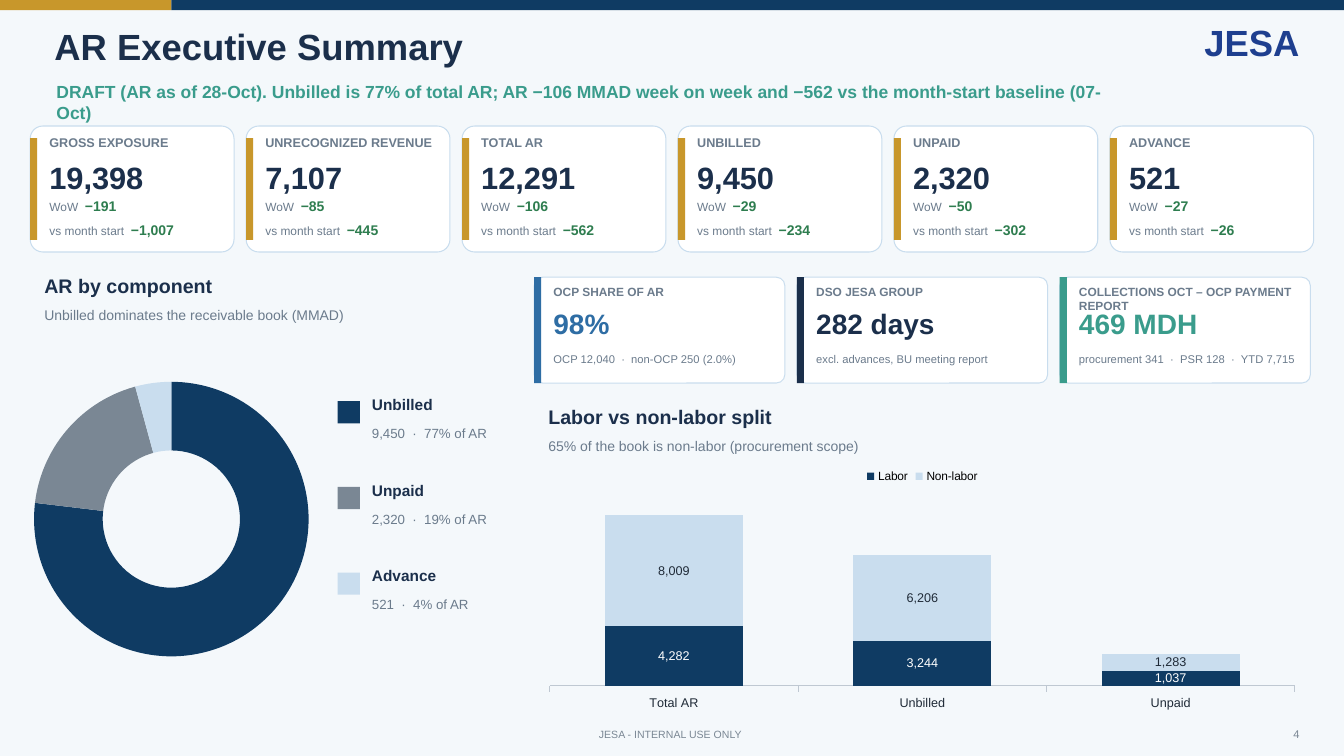
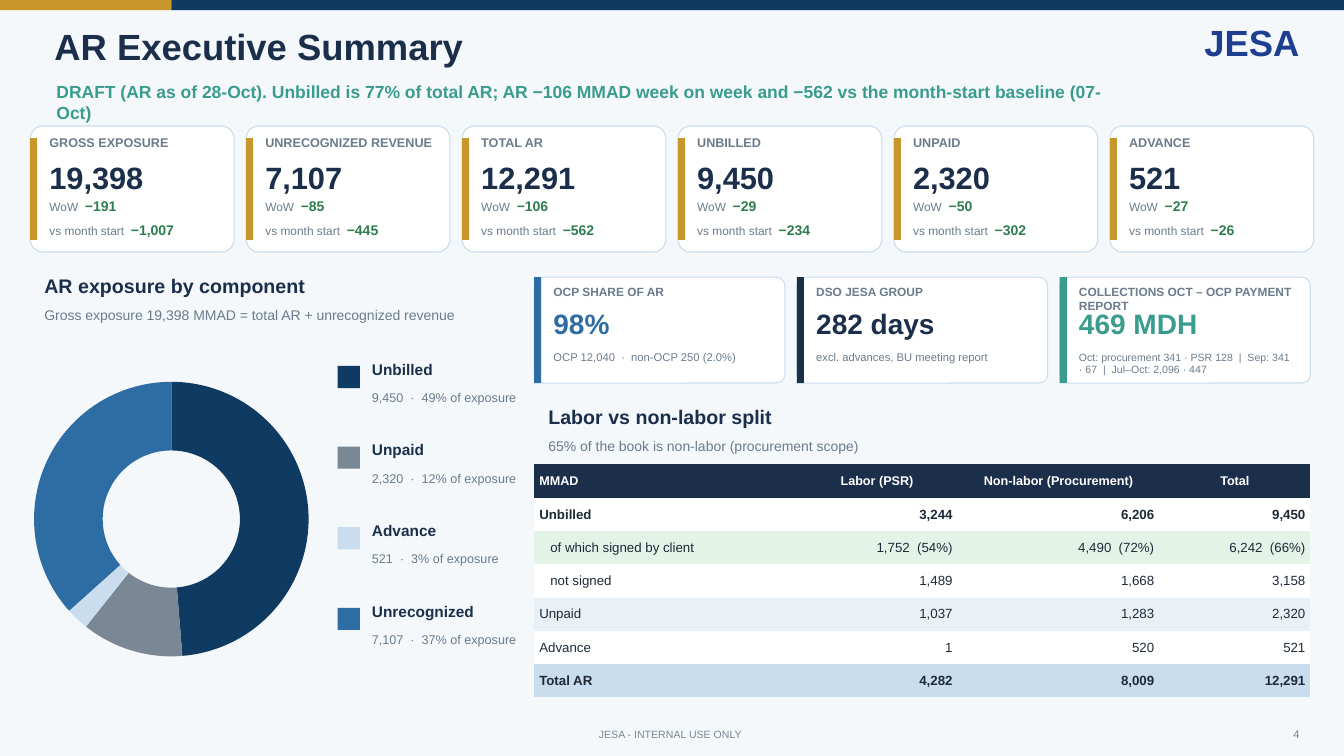
Before and after one commit to cherkaouihassan-art/Skills-Repo, a slide deck: slide 4 of weekly-ar-cash-deck/output/JESA_AR_Cash_Position_Nov_W1_2026-11-04_DRAFT.pptx. Drawn at 1344x756 pixels with LibreOffice and Linux fonts; fonts in the diff are those of the drawing. Boxes give left, top, right and bottom in pixels: in the first picture for what was removed or moved away, otherwise in the second. Text is boxed around its words. In the diff, an @@ line names an element or a change of style, - is before the commit and + after.

```diff
--- a/weekly-ar-cash-deck/output/JESA_AR_Cash_Position_Nov_W1_2026-11-04_DRAFT.pptx
+++ b/weekly-ar-cash-deck/output/JESA_AR_Cash_Position_Nov_W1_2026-11-04_DRAFT.pptx
@@ text at (44, 278, 305, 297): text changed @@
-AR by component
+AR exposure by component
@@ text at (44, 310, 454, 323): text changed @@
-Unbilled dominates the receivable book (MMAD)
+Gross exposure 19,398 MMAD = total AR + unrecognized revenue
@@ doughnut chart at (20, 333, 323, 706) @@
-categories: 1, 2, 3
+categories: 1, 2, 3, 4
-Series 1: 77, 19, 4
+Series 1: 49, 12, 3, 37
@@ text "Unbilled": place and size @@
-text "Unbilled" at (372, 399, 433, 410)
+text "Unbilled" at (372, 364, 433, 375)
@@ text at (1079, 353, 1290, 374): text changed; size 8 to 7.5 pt @@
-procurement 341 · PSR 128 · YTD 7,715
+Oct: procurement 341 · PSR 128 | Sep: 341 · 67 | Jul–Oct: 2,096 · 447
@@ rectangle: place and size @@
-rectangle at (338, 401, 360, 423)
+rectangle at (338, 366, 360, 388)
@@ text at (372, 393, 516, 405): text changed; size 9.5 to 9 pt @@
-9,450 · 77% of AR
+9,450 · 49% of exposure
@@ rectangle: place and size @@
-rectangle at (338, 487, 360, 509)
+rectangle at (338, 447, 360, 469)
@@ text "Unpaid": place and size @@
-text "Unpaid" at (372, 485, 424, 499)
+text "Unpaid" at (372, 444, 424, 459)
@@ text at (372, 474, 516, 486): text changed; size 9.5 to 9 pt @@
-2,320 · 19% of AR
+2,320 · 12% of exposure
@@ column stacked chart removed at (534, 459, 1311, 716) @@
-categories: Total AR, Unbilled, Unpaid
-Labor: 4282, 3244, 1037
-Non-labor: 8009, 6206, 1283
@@ table added at (534, 464, 1311, 698), 7 rows, 4 columns @@
+MMAD | Labor (PSR) | Non-labor (Procurement) | Total
+Unbilled | 3,244 | 6,206 | 9,450
+of which signed by client | 1,752 (54%) | 4,490 (72%) | 6,242 (66%)
+not signed | 1,489 | 1,668 | 3,158
+Unpaid | 1,037 | 1,283 | 2,320
+Advance | 1 | 520 | 521
+Total AR | 4,282 | 8,009 | 12,291
@@ rectangle: place and size @@
-rectangle at (338, 573, 360, 595)
+rectangle at (338, 527, 360, 549)
@@ text "Advance": place and size @@
-text "Advance" at (372, 570, 436, 581)
+text "Advance" at (372, 525, 436, 536)
@@ text at (372, 554, 499, 566): text changed; size 9.5 to 9 pt @@
-521 · 4% of AR
+521 · 3% of exposure
@@ rectangle added at (338, 608, 360, 630), fill #2E6DA4 @@
@@ text added at (372, 606, 474, 620), 11 pt, text #1B2F4B, bold @@
+Unrecognized
@@ text added at (372, 635, 516, 647), 9 pt, text #6B7B8C @@
+7,107 · 37% of exposure
```
Also in this commit, not shown: 39 other slides changed, 1 slide added, 5 other files.
